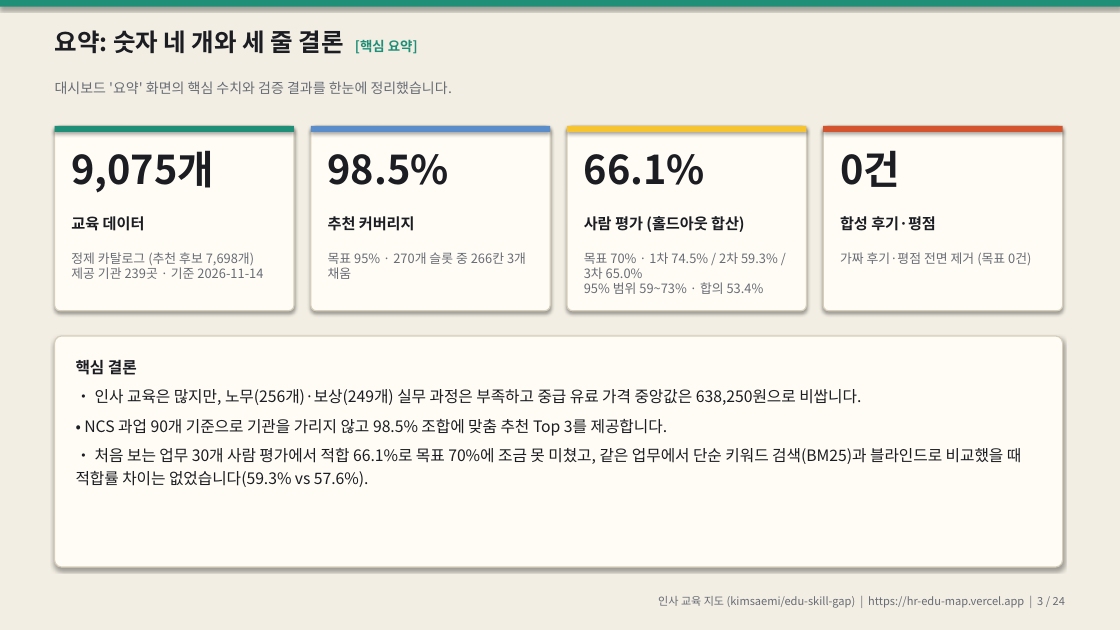
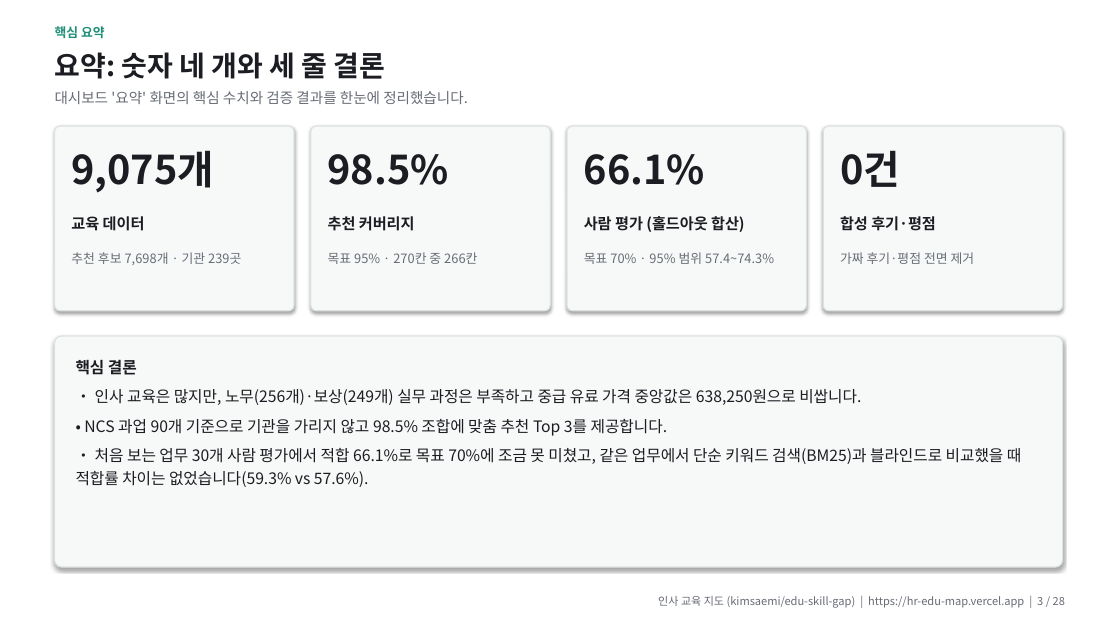
Before and after one commit to kimsaemi/edu-skill-gap, a slide deck: slide 3 of presentation/HR_교육지도_발표.pptx. Drawn at 1120x630 pixels with LibreOffice and Linux fonts; fonts in the diff are those of the drawing. Boxes give left, top, right and bottom in pixels: in the first picture for what was removed or moved away, otherwise in the second. Text is boxed around its words. In the diff, an @@ line names an element or a change of style, - is before the commit and + after.

```diff
--- a/presentation/HR_교육지도_발표.pptx
+++ b/presentation/HR_교육지도_발표.pptx
@@ rectangle at <box>0,0,1120,630</box>: fill #F2EEE4 to #FFFFFF @@
@@ rectangle removed at <box>0,0,1120,7</box> @@
@@ text added at <box>55,26,105,38</box>, 11 pt, text #1F8F78, bold @@
+핵심 요약
@@ text at <box>55,52,386,79</box>: text changed; size 21 to 24 pt @@
-요약: 숫자 네 개와 세 줄 결론 [핵심 요약]
+요약: 숫자 네 개와 세 줄 결론
@@ text "대시보드 '요약' 화면의 핵심 수치와 ...": place and size @@
-text "대시보드 '요약' 화면의 핵심 수치와 ..." at <box>55,81,452,94</box>
+text "대시보드 '요약' 화면의 핵심 수치와 ..." at <box>55,91,468,104</box>
@@ text "대시보드 '요약' 화면의 핵심 수치와 ..." at <box>55,91,468,104</box>: size 12 to 12.5 pt @@
@@ rectangle removed at <box>55,126,294,132</box> @@
@@ rectangle removed at <box>311,126,550,132</box> @@
@@ rectangle removed at <box>567,126,807,132</box> @@
@@ rectangle removed at <box>823,126,1063,132</box> @@
@@ text at <box>71,252,241,265</box>: text changed @@
-정제 카탈로그 (추천 후보 7,698개)
-제공 기관 239곳 · 기준 2026-11-14
+추천 후보 7,698개 · 기관 239곳
@@ text at <box>328,252,477,264</box>: text changed @@
-목표 95% · 270개 슬롯 중 266칸 3개 채움
+목표 95% · 270칸 중 266칸
@@ text at <box>584,252,774,264</box>: text changed @@
-목표 70% · 1차 74.5% / 2차 59.3% / 3차 65.0%
-95% 범위 59~73% · 합의 53.4%
+목표 70% · 95% 범위 57.4~74.3%
@@ text at <box>840,252,975,264</box>: text changed @@
-가짜 후기·평점 전면 제거 (목표 0건)
+가짜 후기·평점 전면 제거
@@ fill #FFFCF5 to #F7F9F8; outline #D6CEBB 1 pt to #DCE2DF 1 pt in 5 elements at <box>55,126,294,311</box>, <box>311,126,550,311</box>, <box>567,126,807,311</box>, <box>823,126,1063,311</box>, <box>55,336,1063,567</box> @@
@@ text at <box>658,596,1065,608</box>: text changed @@
-인사 교육 지도 (kimsaemi/edu-skill-gap) | https://hr-edu-map.vercel.app | 3 / 24
+인사 교육 지도 (kimsaemi/edu-skill-gap) | https://hr-edu-map.vercel.app | 3 / 28
```
Also in this commit, not shown: 22 other slides changed, 4 slides added, 6 other files.
